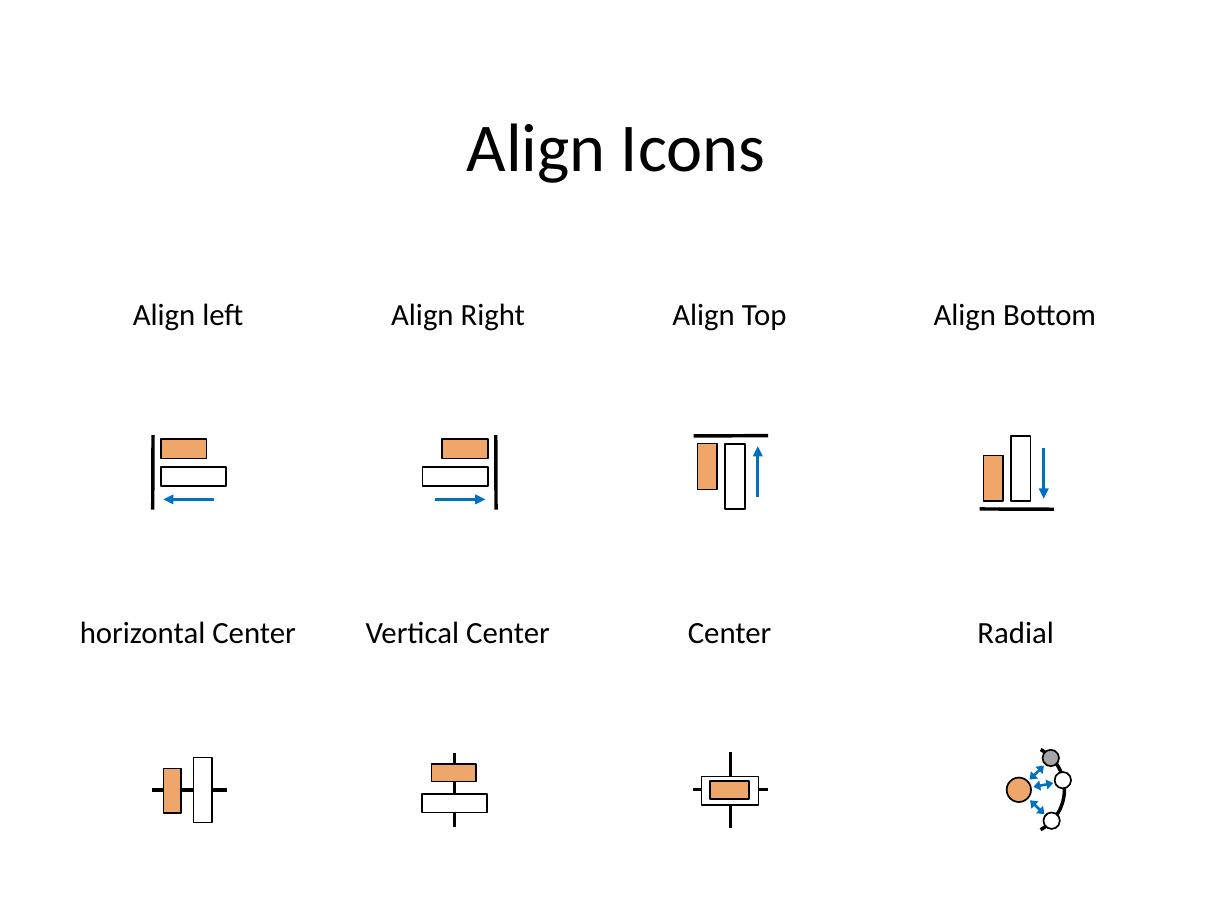
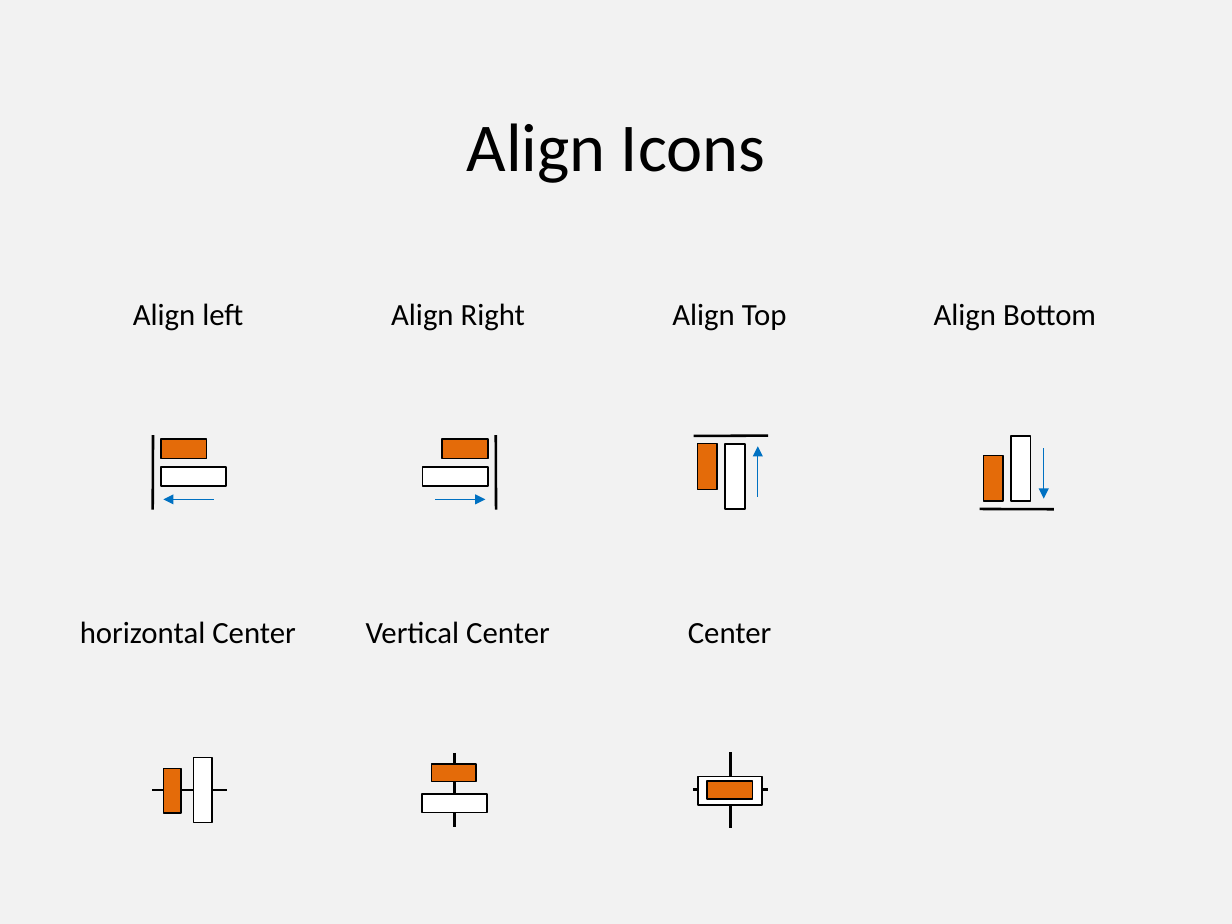
Before and after one commit to PowerPointLabs/PowerPointLabs, a slide deck: slide 2 of doc/Icons-PositionsLab.pptx. Drawn at 1232x924 pixels with LibreOffice and Linux fonts; fonts in the diff are those of the drawing. Boxes give left, top, right and bottom in pixels: in the first picture for what was removed or moved away, otherwise in the second. Text is boxed around its words. In the diff, an @@ line names an element or a change of style, - is before the commit and + after.

```diff
--- a/doc/Icons-PositionsLab.pptx
+++ b/doc/Icons-PositionsLab.pptx
@@ background #FFFFFF to #F2F2F2 @@
@@ text removed at [977, 621, 1053, 644] @@
-Radial
@@ line (455, 753) - (455, 828): stroke #000000 2 pt to #000000 1.5 pt @@
@@ rectangle: place and size @@
-rectangle at [701, 776, 759, 804]
+rectangle at [699, 776, 763, 804]
@@ line (153, 790) - (227, 790): stroke #000000 2 pt to #000000 1.5 pt @@
@@ fill #EFA66B to #E46B09 in 7 elements at [160, 439, 206, 458], [442, 439, 488, 458], [697, 444, 716, 490], [984, 455, 1003, 501], [164, 769, 181, 813], [431, 764, 476, 781], [707, 781, 753, 800] @@
@@ rectangle: place and size @@
-rectangle at [711, 781, 750, 800]
+rectangle at [707, 781, 753, 800]
@@ group removed at [973, 744, 1071, 835]: 4 ellipses, 3 double arrows, 1 arc (boxed as its full ellipse) @@
```
Also in this commit, not shown: 5 other slides changed, 1 slide removed.
